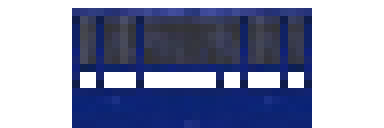
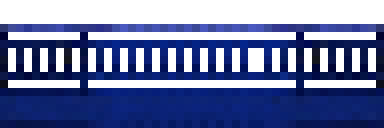
Layer changes from the first 384px x 128px image to the second:
added group "그룹 1" with 5 layers above "레이어 7" over bbox(0, 8, 384, 128)
added layer "DriveWay" (multiply, 20%) in group "그룹 1" over bbox(0, 8, 384, 128)
added group "그룹 2" with 3 layers in group "그룹 1" over bbox(0, 24, 384, 128)
added layer "레이어 8" (1st of 2, in "그룹 1" › "그룹 2") in group "그룹 2" over bbox(256, 24, 384, 128)
added layer "레이어 9" in group "그룹 2" over bbox(128, 24, 256, 128)
added layer "레이어 8" (2nd of 2, in "그룹 1" › "그룹 2") in group "그룹 2" over bbox(0, 24, 128, 128)
hid group "Building0_Railing" (6 layers) over bbox(72, 8, 312, 128)
